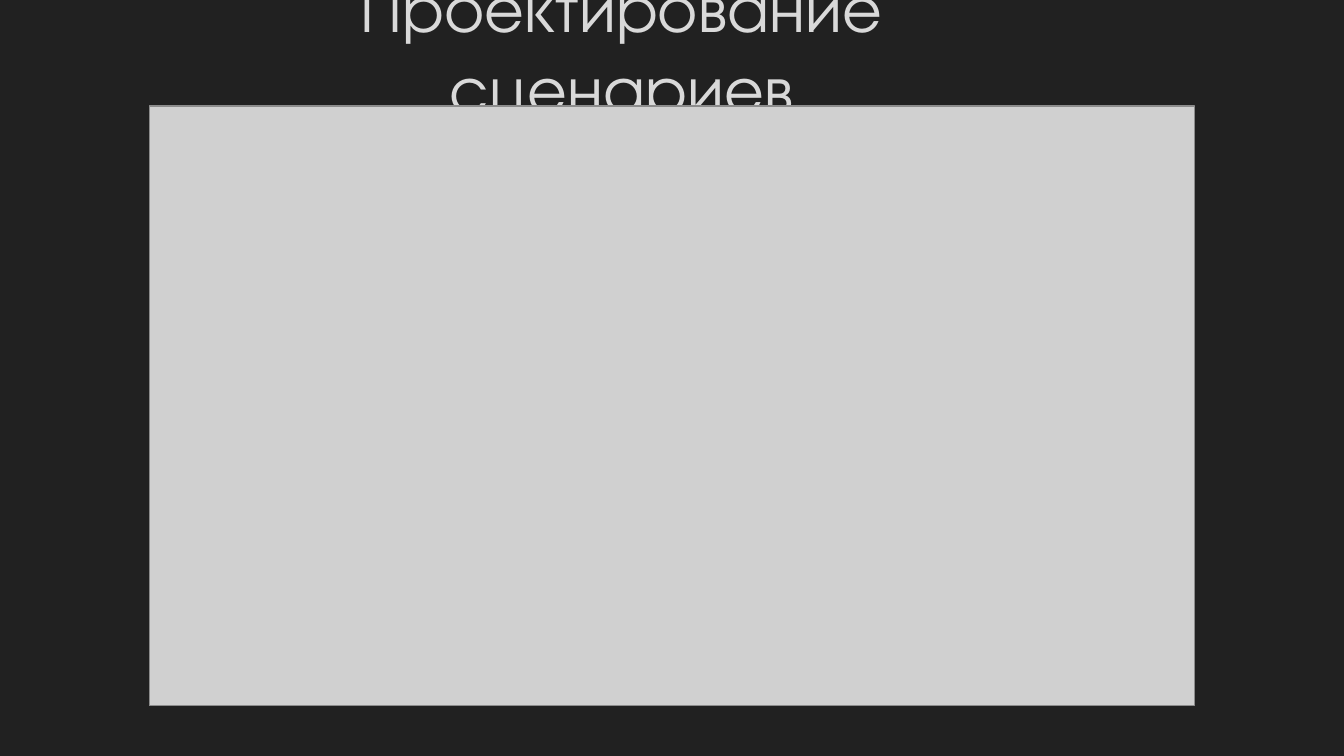
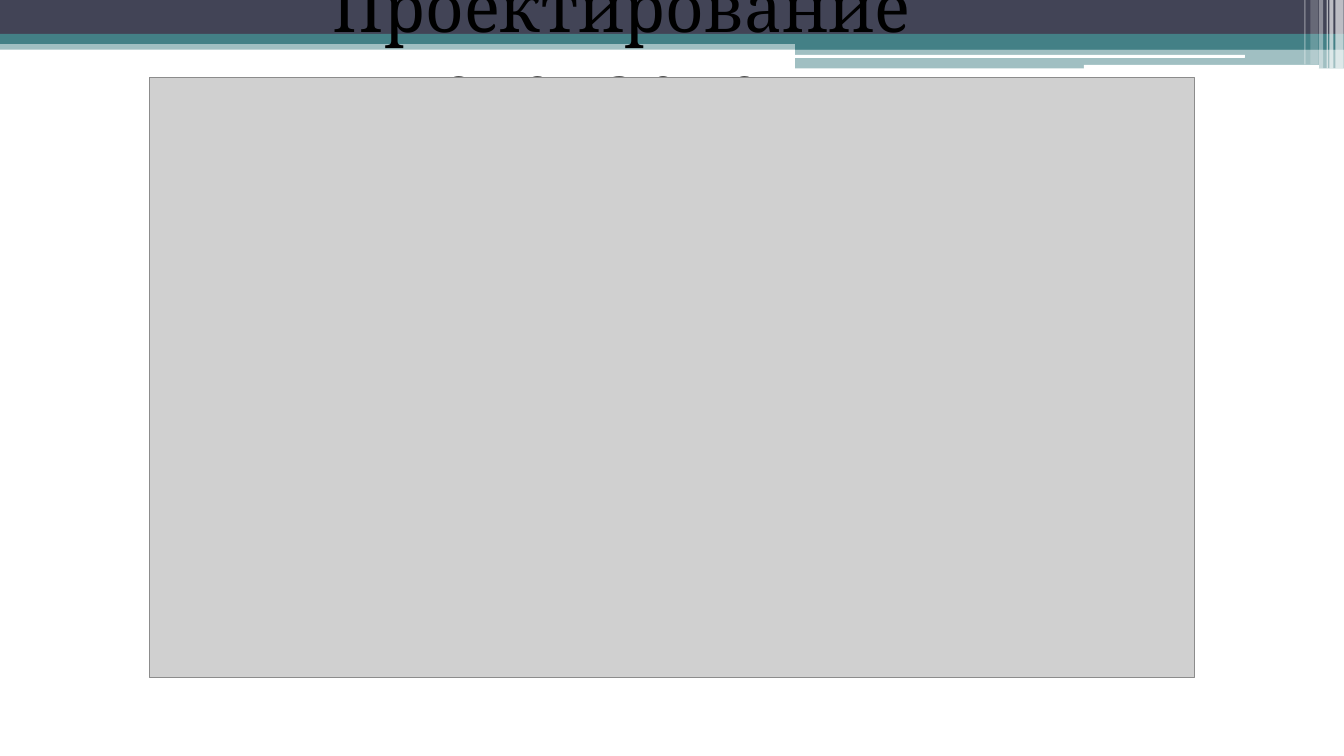
Before and after one commit to prog-kkkmt/p1-17, a slide deck: slide 4 of Курсовая/презентация.pptx. Drawn at 1344x756 pixels with LibreOffice and Linux fonts; fonts in the diff are those of the drawing; grey boxes stand for pictures. Boxes give left, top, right and bottom in pixels: in the first picture for what was removed or moved away, otherwise in the second. Text is boxed around its words. In the diff, an @@ line names an element or a change of style, - is before the commit and + after.

```diff
--- a/Курсовая/презентация.pptx
+++ b/Курсовая/презентация.pptx
@@ background #212121 to #FFFFFF @@
@@ rectangle added at <box>0,0,1344,34</box>, fill #424456 @@
@@ text "Проектирование сценариев" at <box>333,0,911,78</box>: font TeX Gyre Adventor to Cambria, text colour #D9D9D9 to #000000 @@
@@ rectangle added at <box>1305,0,1306,65</box>, fill #FFFFFF at 30% opacity @@
@@ rectangle added at <box>1311,0,1319,65</box>, fill #FFFFFF at 20% opacity @@
@@ rectangle added at <box>1320,0,1324,69</box>, fill #FFFFFF at 40% opacity @@
@@ rectangle added at <box>1327,0,1328,69</box>, fill #FFFFFF at 60% opacity @@
@@ rectangle added at <box>1330,0,1334,69</box>, fill #FFFFFF at 65% opacity @@
@@ rectangle added at <box>1336,0,1344,69</box>, fill #FFFFFF at 65% opacity @@
@@ rectangle added at <box>0,40,1344,49</box>, fill #438086 at 50% opacity @@
@@ rectangle added at <box>0,34,1344,44</box>, fill #438086 @@
@@ rounded rectangle added at <box>795,54,1245,57</box>, fill #FFFFFF @@
@@ rectangle added at <box>796,39,1344,49</box>, fill #438086 @@
@@ rectangle added at <box>796,48,1344,69</box>, fill #438086 at 50% opacity @@
@@ picture: place and size @@
-picture at <box>149,106,1195,706</box>
+picture at <box>149,78,1195,678</box>
@@ rounded rectangle added at <box>1084,65,1319,69</box>, fill #FFFFFF @@
```
Also in this commit, not shown: 5 other slides changed, 1 other file.
